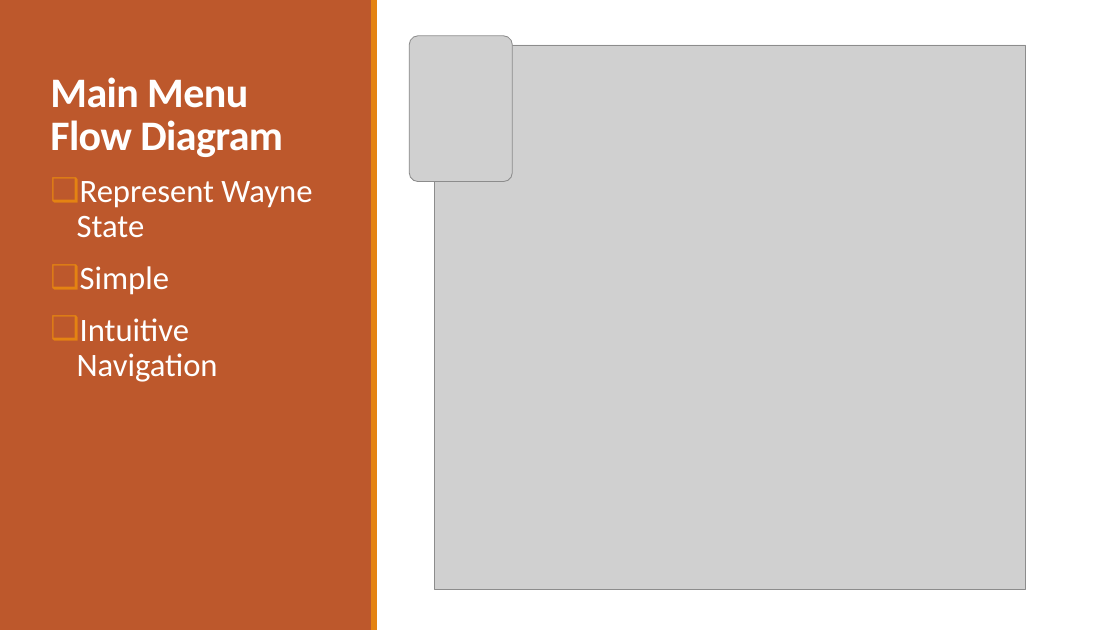
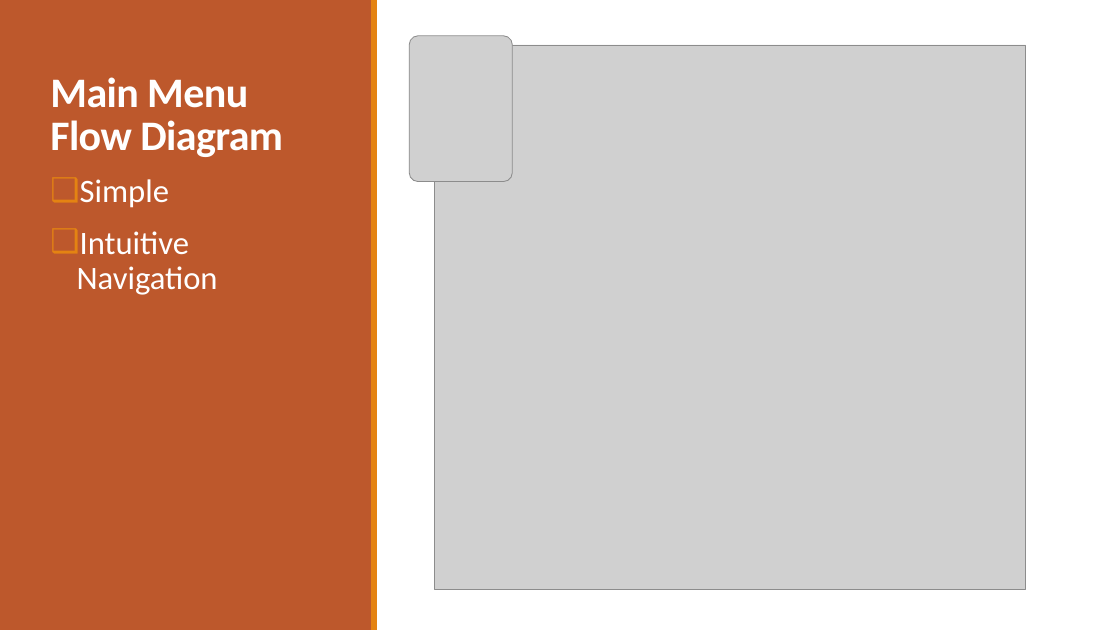
Before and after one commit to jonnynabors/Belly-Of-The-Beast, a slide deck: slide 5 of Documentation/Design Document/UnityDesignPresentation.pptx. Drawn at 1120x630 pixels with LibreOffice and Linux fonts; fonts in the diff are those of the drawing; grey boxes stand for pictures. Boxes give left, top, right and bottom in pixels: in the first picture for what was removed or moved away, otherwise in the second. Text is boxed around its words. In the diff, an @@ line names an element or a change of style, - is before the commit and + after.

```diff
--- a/Documentation/Design Document/UnityDesignPresentation.pptx
+++ b/Documentation/Design Document/UnityDesignPresentation.pptx
@@ text at (x1=77, y1=181, x2=312, y2=238): paragraph removed @@
-❑ Represent Wayne State
```
Also in this commit, not shown: 1 other slide changed, 1 other file.
